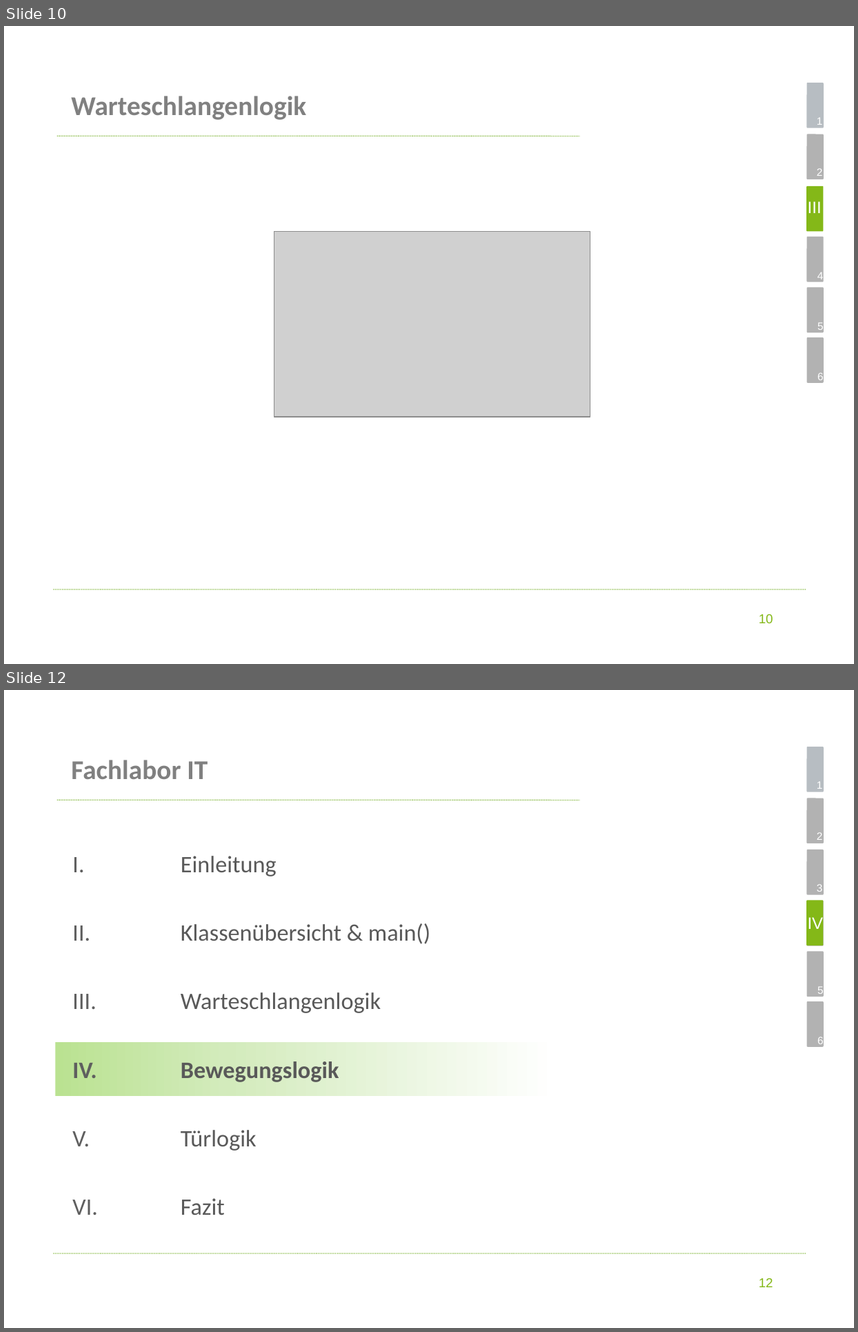
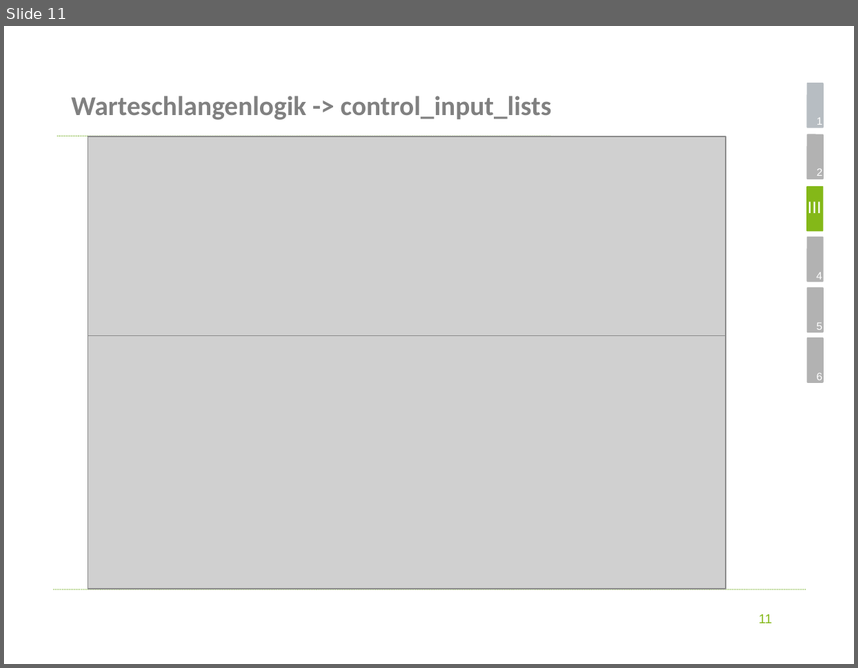
Before and after one commit to koeni90/elevatorUML, a slide deck: Präsentation.pptx. Shown one above the other, each under a label of ours: slides 10 and 12 before the commit, slide 11 after it; the slides between them are not shown. The pictures are 858x1332 and 858x668 pixels, drawn with LibreOffice and Linux fonts; fonts in the diff are those of the drawing; grey boxes stand for pictures; background and template pictures are left out. Boxes give left, top, right and bottom in pixels: in the first picture for what was removed or moved away, otherwise in the second. Text is boxed around its words. In the diff, an @@ line names an element or a change of style, - is before the commit and + after.

```diff
--- a/Präsentation.pptx
+++ b/Präsentation.pptx
@@ slide 12 removed at (x1=4, y1=690, x2=854, y2=1328), background #FFFFFF; not listed: 13 template elements that a slide beside it also shows @@
@@ title removed at (x1=71, y1=760, x2=208, y2=779) @@
-Fachlabor IT
@@ rounded rectangle removed at (x1=806, y1=850, x2=824, y2=895) @@
@@ text removed at (x1=181, y1=856, x2=430, y2=1214) @@
-I. Einleitung
-II. Klassenübersicht & main()
-III. Warteschlangenlogik
-IV. Bewegungslogik
-V. Türlogik
-VI. Fazit
@@ rounded rectangle removed at (x1=806, y1=900, x2=824, y2=945) @@
@@ text removed at (x1=808, y1=916, x2=824, y2=933) @@
-IV
@@ rectangle removed at (x1=55, y1=1042, x2=557, y2=1096) @@
@@ page number removed at (x1=759, y1=1278, x2=773, y2=1287) @@
-12
@@ what was slide 10 is now slide 11 @@
@@ slide 11 changed as well @@
@@ title at (x1=71, y1=96, x2=552, y2=120): text changed @@
-Warteschlangenlogik
+Warteschlangenlogik -> control_input_lists
@@ picture added at (x1=87, y1=136, x2=726, y2=335) @@
@@ picture removed at (x1=274, y1=231, x2=590, y2=416) @@
@@ text "5" rewrapped from (x1=818, y1=322, x2=824, y2=332) to (x1=817, y1=322, x2=823, y2=330) @@
@@ picture added at (x1=87, y1=335, x2=726, y2=589) @@
@@ page number at (x1=759, y1=614, x2=773, y2=623): text changed @@
-10
+11
```
Also in this commit, not shown: 12 other slides changed, 6 slides added, 3 other slides removed, 2 other files.
